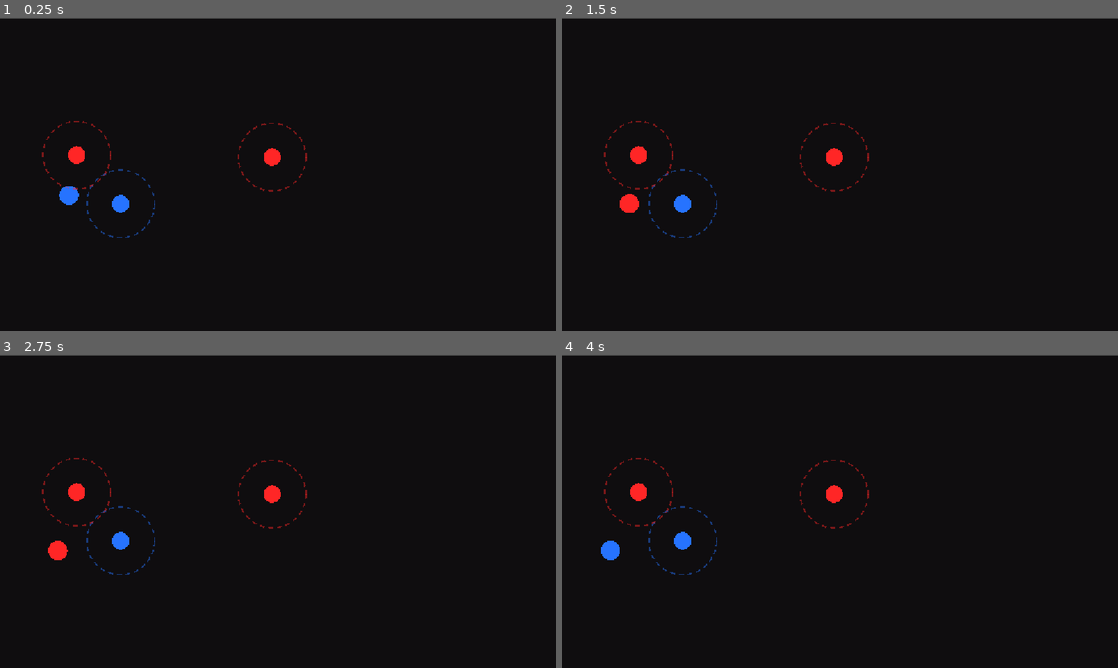
Above: before the commit, frames 1-4 (two rows, left to right).
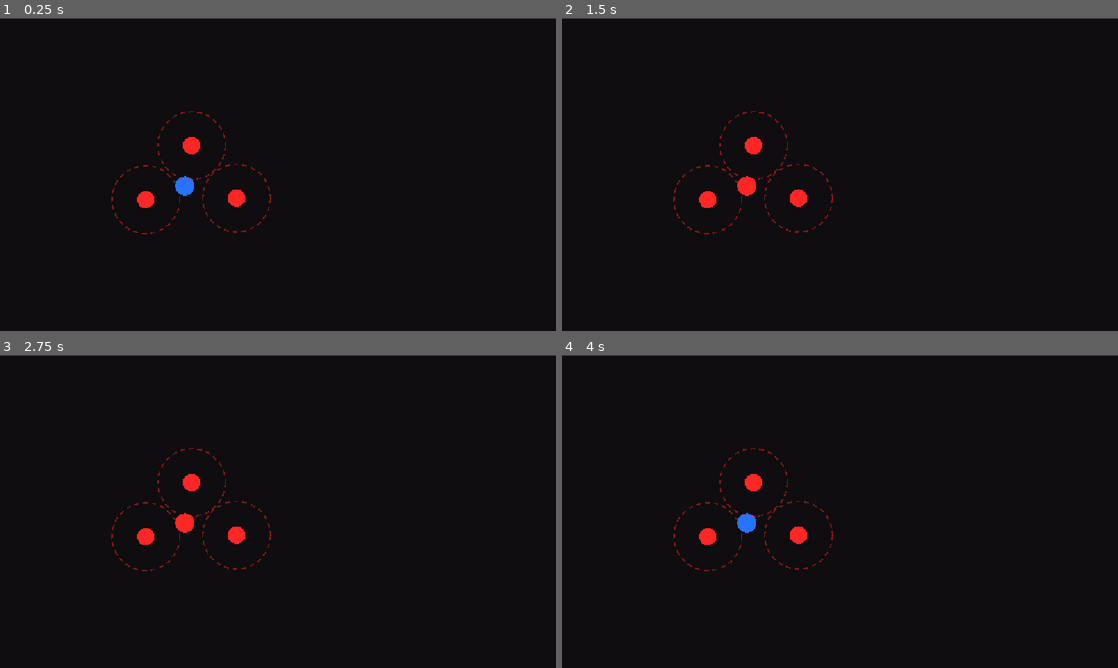
Above: after the commit, the same moments.

Repository: e-neuf/summer-summit-game-jam
Game: Godot game, scene res://levels/Level1.tscn
Same seed, same stepped clock (60 frames per second), same inputs: the game is played once before the commit and once after it. The engine's default icon, where the game draws it, is replaced by a stand-in: a white triangle on a blue panel in a dark square.
Inputs (mouse positions are in pixels of both pictures, inside the frame that each line leads up to):
- Up to frame 1 (0.25 s): no input
- Up to frame 2 (1.5 s): tap Enter at 0.5 s; move the mouse to (673, 199) at 0.52 s; press the mouse at (673, 199) at 0.53 s; hold Right (move_right) from 0.53 s (still down); tap W (jump) at 0.77 s; tap Space (flip_polarity) at 1.25, 1.35 s; move the mouse to (828, 155) at 1.27 s; release the mouse at (828, 155) at 1.28 s
- Up to frame 3 (2.75 s): tap W (jump) at 1.52 s; click (266, 492) at 1.55 s; tap Enter at 2 s; move the mouse to (66, 489) at 2.02 s; release Right (move_right) at 2.03 s; press the mouse at (66, 489) at 2.03 s; hold Left (move_left) from 2.03 s (still down)
- Up to frame 4 (4 s): move the mouse to (812, 574) at 2.77 s; release Left (move_left) at 2.78 s; release the mouse at (812, 574) at 2.78 s; hold Right (move_right) from 2.78 s (still down); click (812, 574) at 2.85 s; tap W (jump) at 3.02, 3.77 s; tap Space (flip_polarity) at 3.5, 3.6 s; move the mouse to (1006, 558) at 3.52 s; press the mouse at (1006, 558) at 3.53 s

The runs differ from the first frame. In frame 1, 1.7% of the frame differs, in the area x 7-56%, y 29-71%; in frame 2, 1.7%; in frame 3, 1.7%; in frame 4, 1.7%.
Error after the commit: Invalid access to property or key 'Main_ch' on a base object of type 'Node (Global.gd)'. (res://scripts/main_character.gd:36)

Commit message:
Working on the mouse clicks and stuff:D
Added a main character global variable so then all objects can access player data.

Diff:
--- a/levels/Level1.tscn
+++ b/levels/Level1.tscn
@@ -26,15 +26,12 @@
 color = Color(0.06, 0.05, 0.06, 1)
 script = ExtResource("3_bgmood")
 
-[node name="Magentic Poles" parent="." unique_id=1547105525 instance=ExtResource("2_2j4y6")]
-position = Vector2(250, 385)
-
 [node name="Magentic Poles2" parent="." unique_id=955959510 instance=ExtResource("2_2j4y6")]
-position = Vector2(564, 288)
+position = Vector2(302, 376)
 polarity = -1
 
 [node name="Main Character" parent="." unique_id=273780980 instance=ExtResource("3_ohbkr")]
-position = Vector2(143, 367)
+position = Vector2(383, 348)
 
 [node name="Floor" type="StaticBody2D" parent="." unique_id=29915134]
 position = Vector2(0, 450)
@@ -43,7 +40,11 @@
 shape = SubResource("RectangleShape2D_ii6ve")
 
 [node name="Magentic Poles3" parent="." unique_id=875573576 instance=ExtResource("2_2j4y6")]
-position = Vector2(159, 284)
+position = Vector2(397, 264)
+polarity = -1
+
+[node name="Magentic Poles" parent="." unique_id=1547105525 instance=ExtResource("2_2j4y6")]
+position = Vector2(490, 373)
 polarity = -1
 
 [connection signal="input_event" from="Magentic Poles" to="Magentic Poles" method="_on_input_event"]
--- a/scripts/Global.gd
+++ b/scripts/Global.gd
@@ -4,3 +4,4 @@
 
 var MC_magnets_in_range:Array=[]
 var MC_attract_magnets_in_range: Array=[]
+var Main_character=0;
--- a/scripts/magentic_poles.gd
+++ b/scripts/magentic_poles.gd
@@ -22,6 +22,7 @@
 	add_to_group("magnets")
 	$Label.text = "+" if polarity > 0 else "−"
 	$Label.modulate = _get_color()
+	self.input_event.connect(_on_self_clicked)
 	if $CollisionShape2D.shape:
 		$CollisionShape2D.shape.radius = field_radius
 	queue_redraw()
@@ -73,16 +74,9 @@
 func _on_mouse_exited() -> void:
 	pass # Replace with function body.
 
-
-
-
-
-
-
-
-
-
-
-func _on_input_event(viewport: Node, event: InputEvent, shape_idx: int) -> void:
+#func _on_input_event(viewport: Node, event: InputEvent, shape_idx: int) -> void:
+	#if event.is_action_pressed("mouse_click"):
+		#print("help")
+func _on_self_clicked(viewport: Node, event: InputEvent, shape_idx: int):
 	if event.is_action_pressed("mouse_click"):
-		print("help")
+		print("help"+ self.name)
--- a/scripts/main_character.gd
+++ b/scripts/main_character.gd
@@ -33,6 +33,7 @@
 	return POSITIVE_COLOR if polarity > 0 else NEGATIVE_COLOR
 
 func _ready() -> void:
+	Global.Main_ch
 	_update_visual()
 
 func _draw() -> void:
@@ -63,6 +64,9 @@
 		else:
 			var interaction= 0
 			interaction= -(mag.polarity * polarity)
+			print(mag.polarity)
+			print(polarity)
+			print(interaction)
 			if(interaction==-1):
 				var away = global_position - mag.global_position
 				var d = max(away.length(), 1.0)
